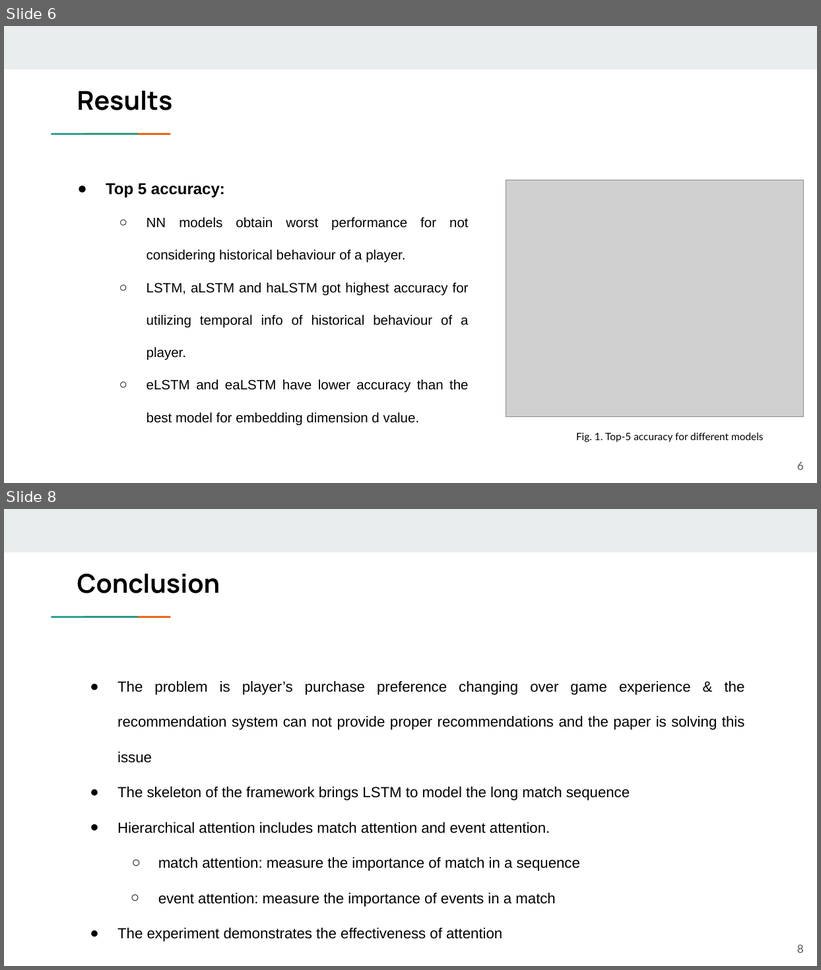
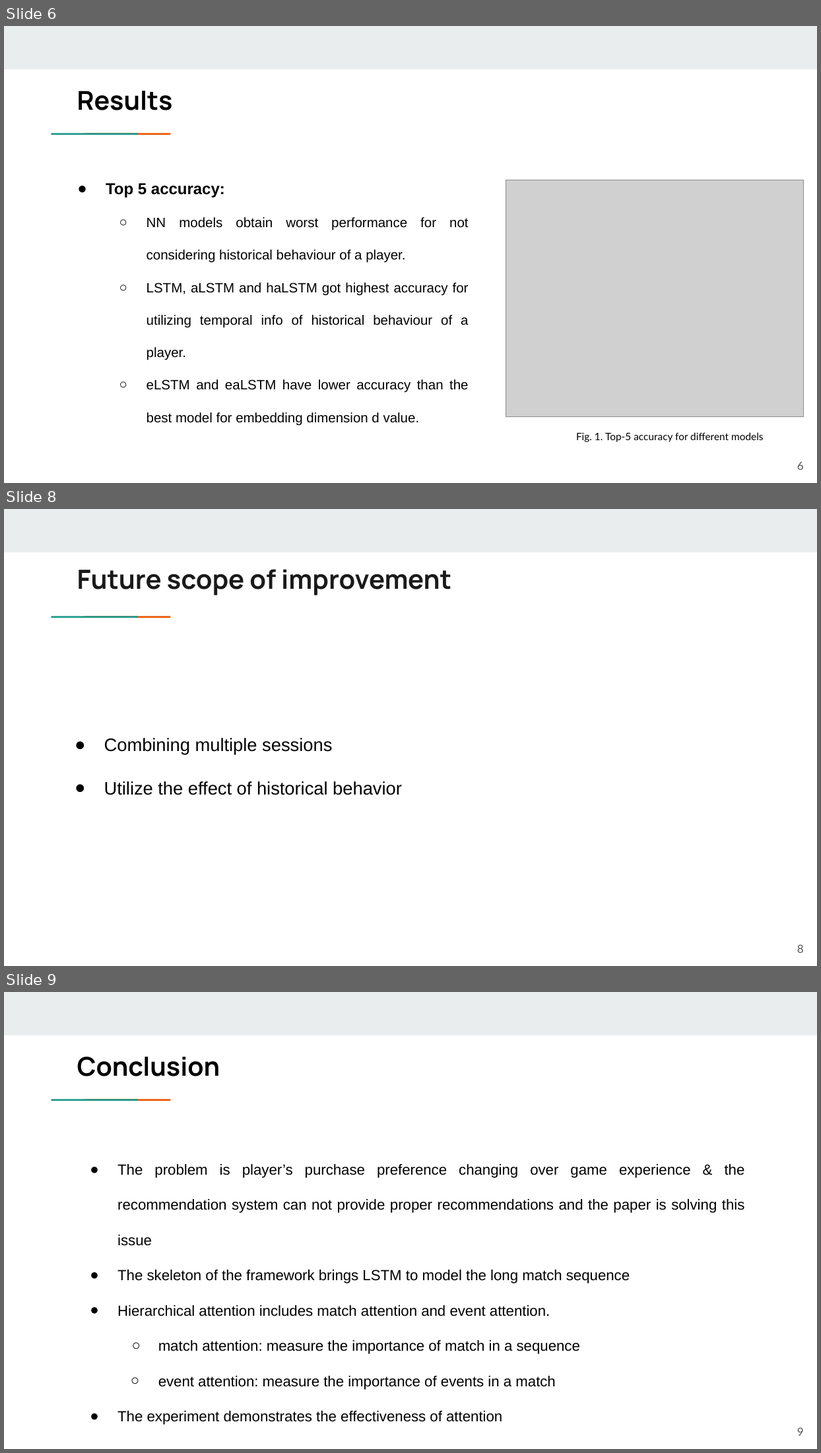
Before and after one commit to sifatkamal/CSE431, a slide deck: submission2/431_Group 25_Task 2_20101231.pptx. Shown one above the other, each under a label of ours: slides 6 and 8 before the commit, slides 6, 8 and 9 after it; the slides between them are not shown. The pictures are 821x970 and 821x1453 pixels, drawn with LibreOffice and Linux fonts; fonts in the diff are those of the drawing; grey boxes stand for pictures. Boxes give left, top, right and bottom in pixels: in the first picture for what was removed or moved away, otherwise in the second. Text is boxed around its words. In the diff, an @@ line names an element or a change of style, - is before the commit and + after.

```diff
--- a/submission2/431_Group 25_Task 2_20101231.pptx
+++ b/submission2/431_Group 25_Task 2_20101231.pptx
@@ slide 8 added at (4, 509, 817, 966), background #FFFFFF; not listed: 3 template elements that a slide beside it also shows @@
@@ title added at (77, 569, 451, 595), 23.4 pt, text #1A1A1A, bold @@
+Future scope of improvement
@@ text added at (104, 738, 402, 795), 16 pt, text #000000 @@
+● Combining multiple sessions
+● Utilize the effect of historical behavior
@@ page number added at (797, 945, 804, 953), 10 pt, text #595959 @@
+8
@@ what was slide 8 is now slide 9 @@
@@ page number at (797, 1428, 804, 1436): text changed @@
-8
+9
```
Also in this commit, not shown: 1 slide changed.
